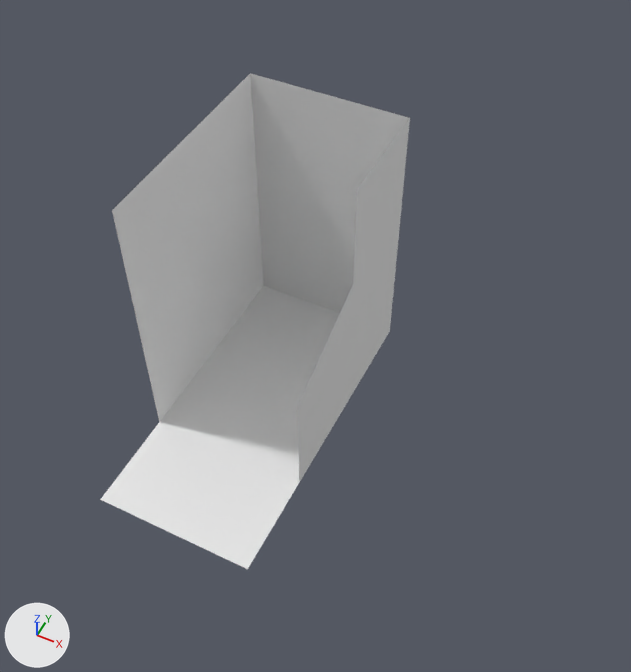
What one commit did to the Blender file PetriPanels.blend.
The view is the same before and after, from a camera (50 mm lens) standing at (2.7, -4.17, 6.53) and looking at (0.52, 0.19, 1.08). The lights are fixed; the arrows at lower left show +X, +Y and +Z.

Objects in the first picture: 'Back Wall', 'Ceiling', 'Floor', 'Left wall'.
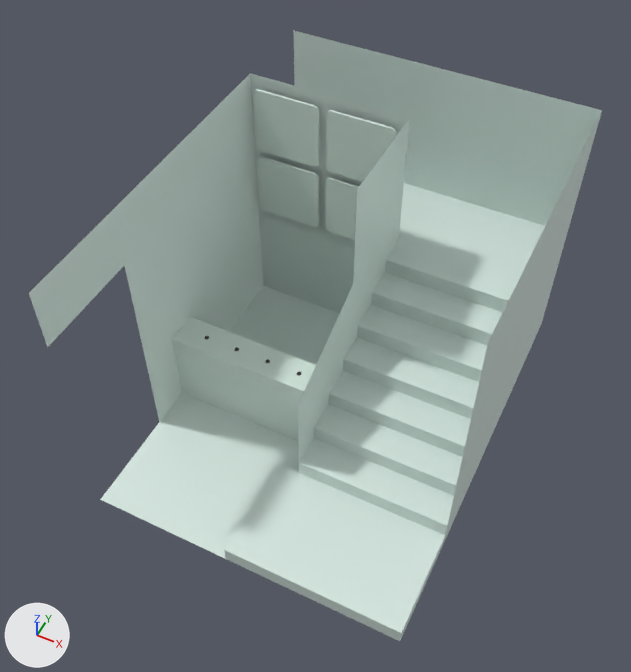
Changed parts and their boxes (x1, y1, x2, y2) in the pictures (631 x 672 px):
'Staris', added: after (224, 183, 545, 641)
'Floor.001', added: after (293, 30, 602, 544)
'Left wall', reshaped (55% wider): before (112, 74, 263, 422); after (29, 74, 263, 422)
'Back Wall', hidden: before (250, 73, 410, 325)
'Pony Wall', added: after (172, 317, 316, 441)
'Plane.002', shown: after (250, 73, 410, 253)
'Panel1', added: after (253, 89, 319, 167)
'Panel2', added: after (326, 110, 396, 182)
'Panel3', added: after (257, 156, 319, 227)
'Panel4', added: after (325, 178, 359, 240)
part 1 of me_plane_014, added: after (29, 211, 124, 347)
part 2 of me_plane_014, recoloured: (112, 74, 263, 422) in both

What changed in the scene script:
```text
Change me_plane_014:
    used by ob_left_wall; location = (-0.72, 0.72, 1.26); rotation_euler = (1.571, 0.0, 1.571), in degrees (90, 0, 90); scale = (2.38, 4.12, 1.0)
    verts and faces of me_plane_014; kept vertices keep their numbers, new ones are numbered from 4
    remove me_plane_014.from_pydata(...)  # 4 vertices, 1 face; spans x -0.529..0.305, y -0.305..0.305, z 0.0
    add me_plane_014.from_pydata(...)  # 8 vertices, 2 faces; spans x -0.914..0.305, y -0.305..0.305, z 0.0
    me_plane_014 part 1
    add verts[4] = (-0.914, 0.175, 0.0)  # pixel (47, 347)
    add verts[5] = (-0.529, 0.175, 0.0)  # pixel (124, 265)
    add verts[6] = (-0.914, 0.305, 0.0)  # pixel (28, 293)
    add verts[7] = (-0.529, 0.305, 0.0)  # pixel (112, 210)
    add faces += [(4, 5, 7, 6)]
    me_plane_014 part 2: 1 face spanning x -0.529..0.305, y -0.305..0.305, z 0.0 switches from no material to mat_panels (white #d7e7e1)
    add me_plane_014.materials.append(mat_panels)  # white #d7e7e1
Add me_plane_009:
    me_plane_009.from_pydata([(-0.305, -0.305, 0.0), (0.305, -0.305, 0.0), (-0.305, 0.225, 0.0), (0.305, 0.225, 0.0)], [], [(0, 1, 3, 2)])
Add me_plane_010:
    me_plane_010.from_pydata([(-0.3, -0.11, 2.51), (-0.3, -0.11, 0.0), (-0.3, 0.47, 2.51), (-0.3, 0.47, 0.0), (-1.48, 0.47, 2.51), (-1.48, 0.47, 0.0)], [], [(0, 1, 3, 2), (2, 3, 5, 4)])
    me_plane_010.materials.append(mat_panels)  # white #d7e7e1
Change ob_plane_002:
    remove ob_plane_002.hide_set(True)  # its collection is switched off
Change ob_back_wall:
    ob_back_wall: bpy.data.objects.new('Back Wall', me_plane_001) -> bpy.data.objects.new('Back Wall', me_plane_009)
    ob_back_wall.location: (0.0, 1.45, 1.26) -> (0.0, -1.45, 1.45)
    ob_back_wall.scale: (2.38, 4.12, 1.0) -> (2.38, 4.75, 1.0)
    add ob_back_wall.hide_render = True
Add ob_pony_wall:
    ob_pony_wall = bpy.data.objects.new('Pony Wall', me_cube_007)  # a box spanning x -0.724..0.724, y -0.305..0.305, z -0.305..0.305; in mat_room (white #d5e7de)
    ob_pony_wall.location = (0.0, 0.0, 0.3)
    ob_pony_wall.scale = (1.0, 0.5, 1.5)
Add ob_staris:
    ob_staris = bpy.data.objects.new('Staris', me_cube_006)  # 104 vertices, 102 faces; spans x -1.55..1.23, y -0.61..3.07, z -0.3..4.57; in mat_panels (white #d7e7e1)
    ob_staris.location = (0.82, -0.84, 0.08)
    ob_staris.scale = (1.0, 1.0, 0.25)
Add ob_floor_001:
    ob_floor_001 = bpy.data.objects.new('Floor.001', me_plane_010)
    ob_floor_001.location = (2.78, 0.0, 0.0)
    ob_floor_001.scale = (2.38, 4.75, 1.0)
Add ob_panel4:
    ob_panel4 = bpy.data.objects.new('Panel4', me_cube_005)  # 88 vertices, 46 faces; spans x -0.305..0.305, y -0.305..0.305, z -0.305..0.305; in mat_room (white #d5e7de)
    ob_panel4.location = (0.34, 1.36, 1.45)
    ob_panel4.rotation_euler = (1.571, 0.0, 0.0)  # degrees (90, 0, 0)
    ob_panel4.scale = (1.0, 1.0, 0.0312)
Add ob_panel3:
    ob_panel3 = bpy.data.objects.new('Panel3', me_cube_005.copy())
    ob_panel3.location = (-0.34, 1.36, 1.45)
    ob_panel3.rotation_euler = (1.571, 0.0, 0.0)  # degrees (90, 0, 0)
    ob_panel3.scale = (1.0, 1.0, 0.0312)
Add ob_panel2:
    ob_panel2 = bpy.data.objects.new('Panel2', me_cube_005.copy())
    ob_panel2.location = (0.34, 1.36, 2.13)
    ob_panel2.rotation_euler = (1.571, 0.0, 0.0)  # degrees (90, 0, 0)
    ob_panel2.scale = (1.0, 1.0, 0.0312)
Add ob_panel1:
    ob_panel1 = bpy.data.objects.new('Panel1', me_cube_005.copy())
    ob_panel1.location = (-0.34, 1.36, 2.13)
    ob_panel1.rotation_euler = (1.571, 0.0, 0.0)  # degrees (90, 0, 0)
    ob_panel1.scale = (1.0, 1.0, 0.0312)
```
